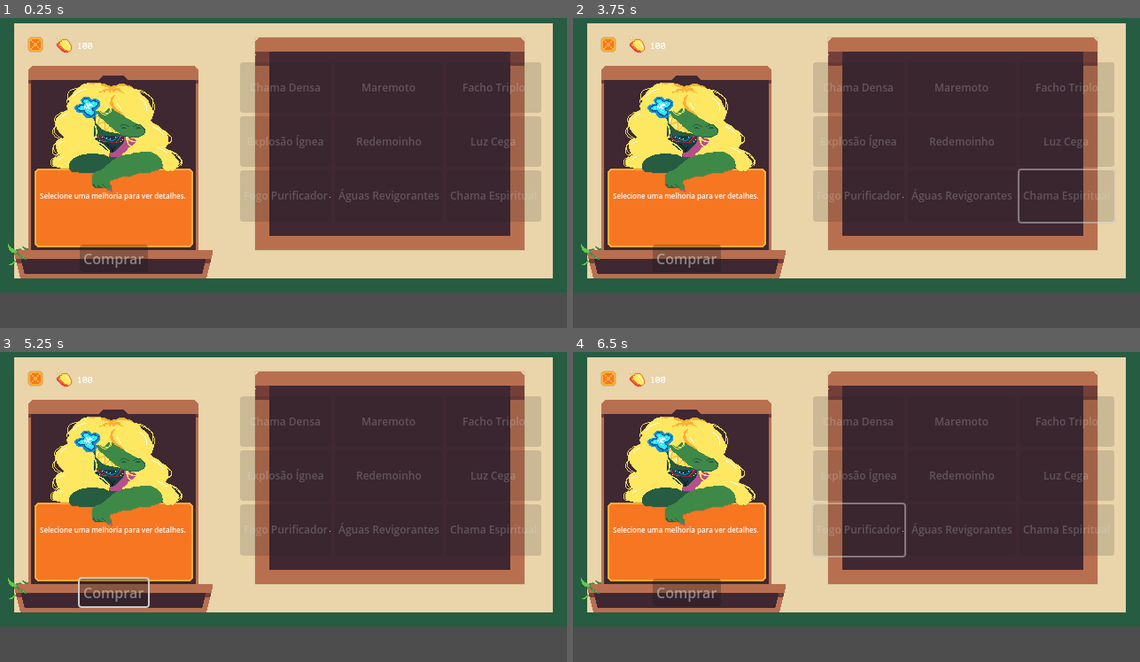
Above: before the commit, frames 1-4 (two rows, left to right).
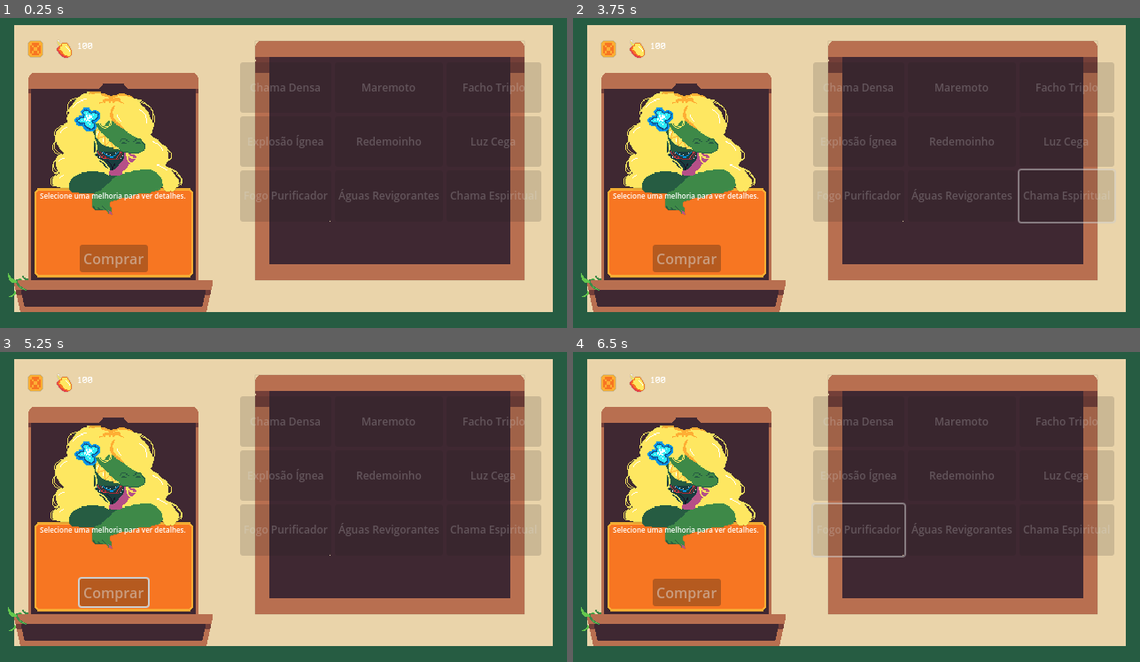
Above: after the commit, the same moments.

Repository: SamuelMTL/AmazonProject
Game: Godot game, scene res://Components/CucaShopComponents/cuca_shop.tscn
Two runs of this game, one before a commit and one after it. Both use one fixed random seed, a clock stepped at 60 frames per second and the inputs below. This scene is started directly instead of the project's main scene.
Inputs (mouse positions are in pixels of both pictures, inside the frame that each line leads up to):
- Up to frame 1 (0.25 s): no input
- Up to frame 2 (3.75 s): tap Enter at 0.5, 2, 3.5 s; move the mouse to (981, 151) at 0.52 s; hold Right (ui_right) 0.53-1.28 s; tap R (BoitataPower) at 0.6 s; tap Space (dash) at 1.25, 2.75 s; move the mouse to (743, 185) at 1.27 s; hold Down (ui_down) 1.28-2.03 s; tap Q (CurupiraPower) at 1.35 s; move the mouse to (913, 98) at 2.02 s; hold Right (ui_right) 2.03-2.78 s; tap H (Habilidades) at 2.1 s; move the mouse to (828, 231) at 2.77 s; hold Up (ui_up) 2.78-3.53 s; tap E (IaraPower) at 2.85 s; move the mouse to (1026, 216) at 3.52 s; hold Left (ui_left) from 3.53 s (still down); click (1026, 216) at 3.6 s
- Up to frame 3 (5.25 s): tap Space (dash) at 4.25, 4.35 s; move the mouse to (113, 454) at 4.27 s; move the mouse to (311, 503) at 5.02 s; release Left (ui_left) at 5.03 s; hold Down (ui_down) from 5.03 s (still down); tap 3 (equip_boleadeira) at 5.1 s
- Up to frame 4 (6.5 s): move the mouse to (771, 423) at 5.77 s; release Down (ui_down) at 5.78 s; hold Right (ui_right) from 5.78 s (still down); tap 2 (equip_lanca) at 5.85 s

The runs differ from the first frame. In frame 1, 35% of the frame differs, in the area x 0-100%, y 1-100%; in frame 2, 35%; in frame 3, 34%; in frame 4, 35%.

Commit message:
Update cuca_shop.tscn

Diff:
--- a/amazonproject/Components/CucaShopComponents/cuca_shop.tscn
+++ b/amazonproject/Components/CucaShopComponents/cuca_shop.tscn
@@ -14,9 +14,12 @@
 script = ExtResource("1_wu8yr")
 
 [node name="TextureRect" type="TextureRect" parent="."]
-layout_mode = 0
-offset_right = 40.0
-offset_bottom = 40.0
+layout_mode = 1
+anchors_preset = 15
+anchor_right = 1.0
+anchor_bottom = 1.0
+grow_horizontal = 2
+grow_vertical = 2
 texture = ExtResource("2_sfulu")
 
 [node name="Descricao" type="RichTextLabel" parent="."]
